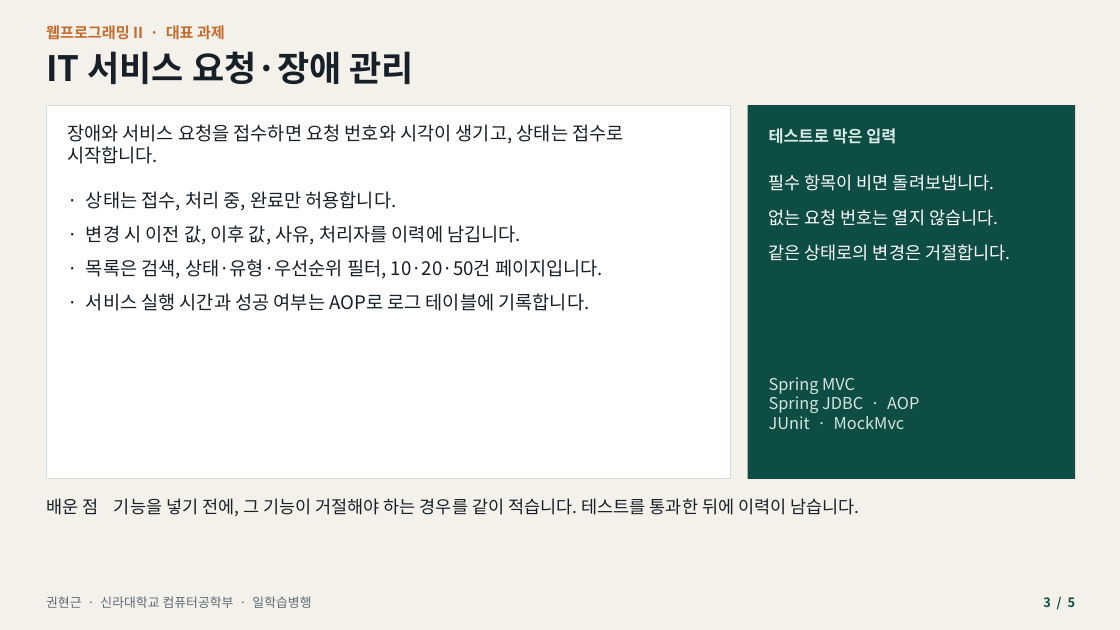
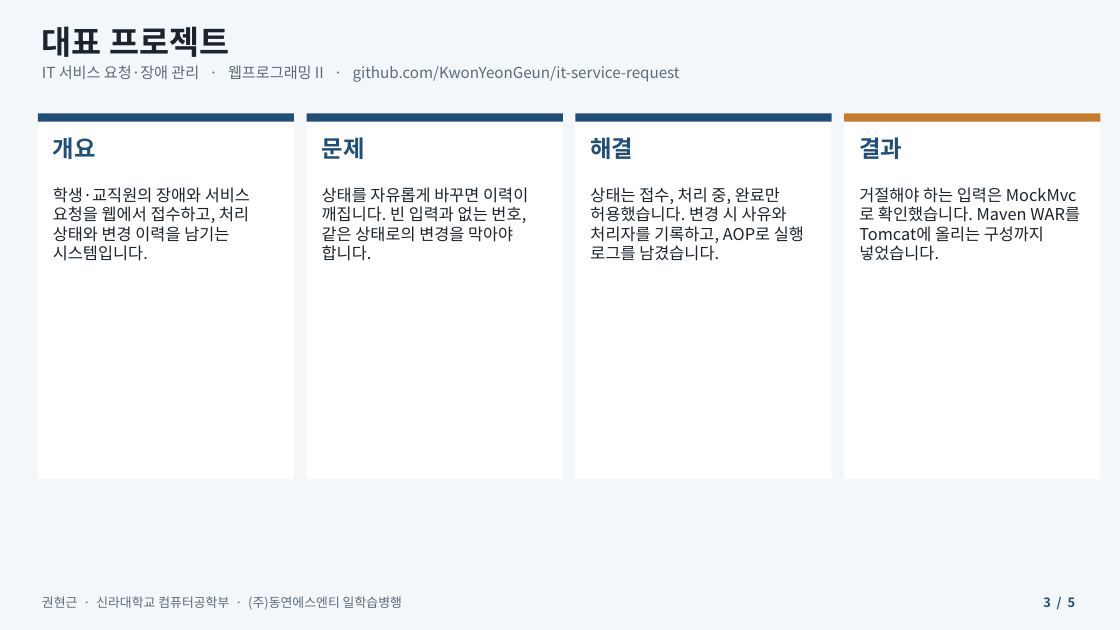
Before and after one commit to KwonYeonGeun/portfolio, a slide deck: slide 3 of 포트폴리오.pptx. Drawn at 1120x630 pixels with LibreOffice and Linux fonts; fonts in the diff are those of the drawing. Boxes give left, top, right and bottom in pixels: in the first picture for what was removed or moved away, otherwise in the second. Text is boxed around its words. In the diff, an @@ line names an element or a change of style, - is before the commit and + after.

```diff
--- a/포트폴리오.pptx
+++ b/포트폴리오.pptx
@@ background #F4F1EA to #F4F7FA @@
@@ text at (42, 26, 229, 57): text changed; size 13 to 28 pt; text colour #C46B2D to #1B242C @@
-웹프로그래밍 II · 대표 과제
+대표 프로젝트
@@ text at (42, 65, 680, 82): text changed; size 30 to 13 pt; text colour #172028 to #5C6B76; bold off @@
-IT 서비스 요청·장애 관리
+IT 서비스 요청·장애 관리 · 웹프로그래밍 II · github.com/KwonYeonGeun/it-service-request
@@ rectangle: place and size @@
-rectangle at (46, 105, 731, 479)
+rectangle at (38, 113, 294, 479)
@@ rectangle at (38, 113, 294, 479): outline #D5DDD8 0.75 pt to none @@
@@ rectangle added at (38, 113, 294, 122), fill #1F4E79 @@
@@ rectangle added at (307, 113, 563, 479), fill #FFFFFF @@
@@ rectangle added at (307, 113, 563, 122), fill #1F4E79 @@
@@ rectangle added at (576, 113, 832, 479), fill #FFFFFF @@
@@ rectangle added at (576, 113, 832, 122), fill #1F4E79 @@
@@ rectangle: place and size @@
-rectangle at (748, 105, 1075, 479)
+rectangle at (844, 113, 1101, 479)
@@ rectangle at (844, 113, 1101, 479): fill #0E4D45 to #FFFFFF @@
@@ rectangle added at (844, 113, 1101, 122), fill #C47B2B @@
@@ text added at (53, 137, 96, 159), 20 pt, text #1F4E79, bold @@
+개요
@@ text removed at (67, 124, 623, 164) @@
-장애와 서비스 요청을 접수하면 요청 번호와 시각이 생기고, 상태는 접수로 시작합니다.
@@ text added at (322, 137, 365, 159), 20 pt, text #1F4E79, bold @@
+문제
@@ text added at (590, 137, 633, 159), 20 pt, text #1F4E79, bold @@
+해결
@@ text removed at (769, 128, 896, 144) @@
-테스트로 막은 입력
@@ text added at (859, 137, 902, 159), 20 pt, text #1F4E79, bold @@
+결과
@@ text removed at (769, 174, 1011, 261) @@
-필수 항목이 비면 돌려보냅니다.
-없는 요청 번호는 열지 않습니다.
-같은 상태로의 변경은 거절합니다.
@@ text added at (53, 187, 250, 261), 14 pt, text #1B242C @@
+학생·교직원의 장애와 서비스 요청을 웹에서 접수하고, 처리 상태와 변경 이력을 남기는 시스템입니다.
@@ text removed at (86, 191, 603, 311) @@
-· 상태는 접수, 처리 중, 완료만 허용합니다.
-· 변경 시 이전 값, 이후 값, 사유, 처리자를 이력에 남깁니다.
-· 목록은 검색, 상태·유형·우선순위 필터, 10·20·50건 페이지입니다.
-· 서비스 실행 시간과 성공 여부는 AOP로 로그 테이블에 기록합니다.
@@ text at (322, 187, 528, 261): text changed; size 15 to 14 pt; text colour #172028 to #1B242C @@
-배운 점 기능을 넣기 전에, 그 기능이 거절해야 하는 경우를 같이 적습니다. 테스트를 통과한 뒤에 이력이 남습니다.
+상태를 자유롭게 바꾸면 이력이 깨집니다. 빈 입력과 없는 번호, 같은 상태로의 변경을 막아야 합니다.
@@ text added at (590, 187, 804, 261), 14 pt, text #1B242C @@
+상태는 접수, 처리 중, 완료만 허용했습니다. 변경 시 사유와 처리자를 기록하고, AOP로 실행 로그를 남겼습니다.
@@ text added at (859, 187, 1080, 261), 14 pt, text #1B242C @@
+거절해야 하는 입력은 MockMvc로 확인했습니다. Maven WAR를 Tomcat에 올리는 구성까지 넣었습니다.
@@ text removed at (769, 377, 919, 429) @@
-Spring MVC
-Spring JDBC · AOP
-JUnit · MockMvc
@@ text at (42, 596, 402, 610): text changed @@
-권현근 · 신라대학교 컴퓨터공학부 · 일학습병행
+권현근 · 신라대학교 컴퓨터공학부 · (주)동연에스엔티 일학습병행
@@ text "3 / 5" at (1043, 597, 1076, 607): text colour #0E4D45 to #1F4E79 @@
```
Also in this commit, not shown: 2 other slides changed, 2 slides added, 2 slides removed, 2 other files.
